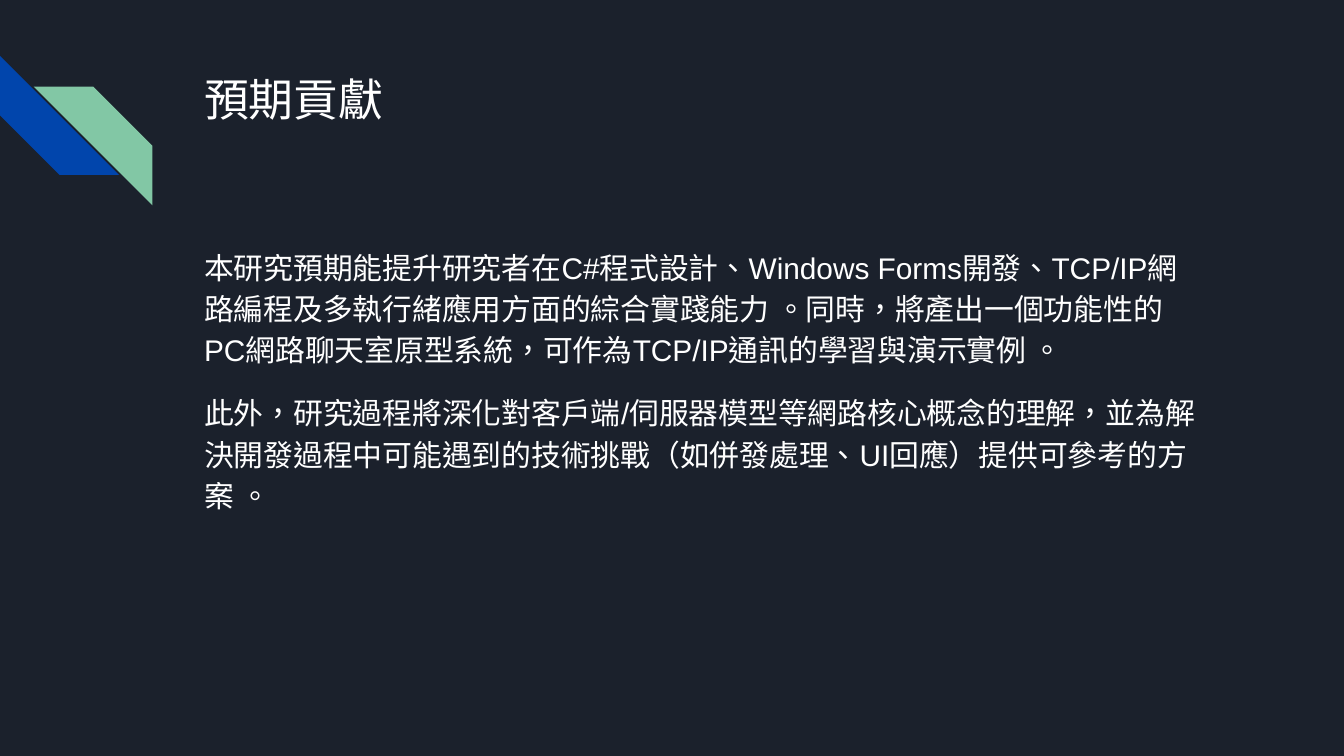
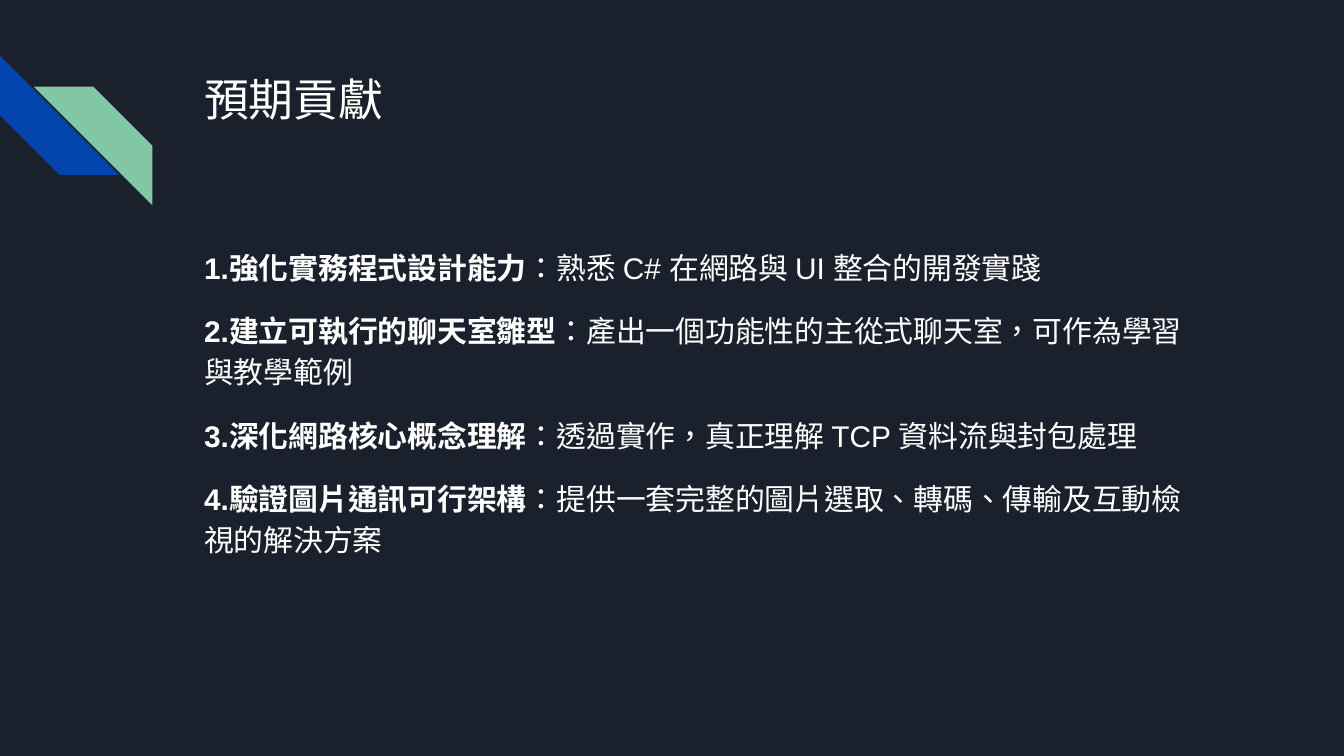
Before and after one commit to wortelbend/C-Sharp_Final, a slide deck: slide 3 of 文件/期末專題 PPT (1).pptx. Drawn at 1344x756 pixels with LibreOffice and Linux fonts; fonts in the diff are those of the drawing. Boxes give left, top, right and bottom in pixels: in the first picture for what was removed or moved away, otherwise in the second. Text is boxed around its words. In the diff, an @@ line names an element or a change of style, - is before the commit and + after.

```diff
--- a/文件/期末專題 PPT (1).pptx
+++ b/文件/期末專題 PPT (1).pptx
@@ text at bbox=[204, 254, 1181, 554]: text changed @@
-本研究預期能提升研究者在C#程式設計、Windows Forms開發、TCP/IP網路編程及多執行緒應用方面的綜合實踐能力 。同時，將產出一個功能性的PC網路聊天室原型系統，可作為TCP/IP通訊的學習與演示實例 。
-此外，研究過程將深化對客戶端/伺服器模型等網路核心概念的理解，並為解決開發過程中可能遇到的技術挑戰（如併發處理、UI回應）提供可參考的方案 。
+1.強化實務程式設計能力：熟悉 C# 在網路與 UI 整合的開發實踐
+2.建立可執行的聊天室雛型：產出一個功能性的主從式聊天室，可作為學習與教學範例
+3.深化網路核心概念理解：透過實作，真正理解 TCP 資料流與封包處理
+4.驗證圖片通訊可行架構：提供一套完整的圖片選取、轉碼、傳輸及互動檢視的解決方案
```
Also in this commit, not shown: 5 other slides changed, 1 slide added, 2 slides removed.
